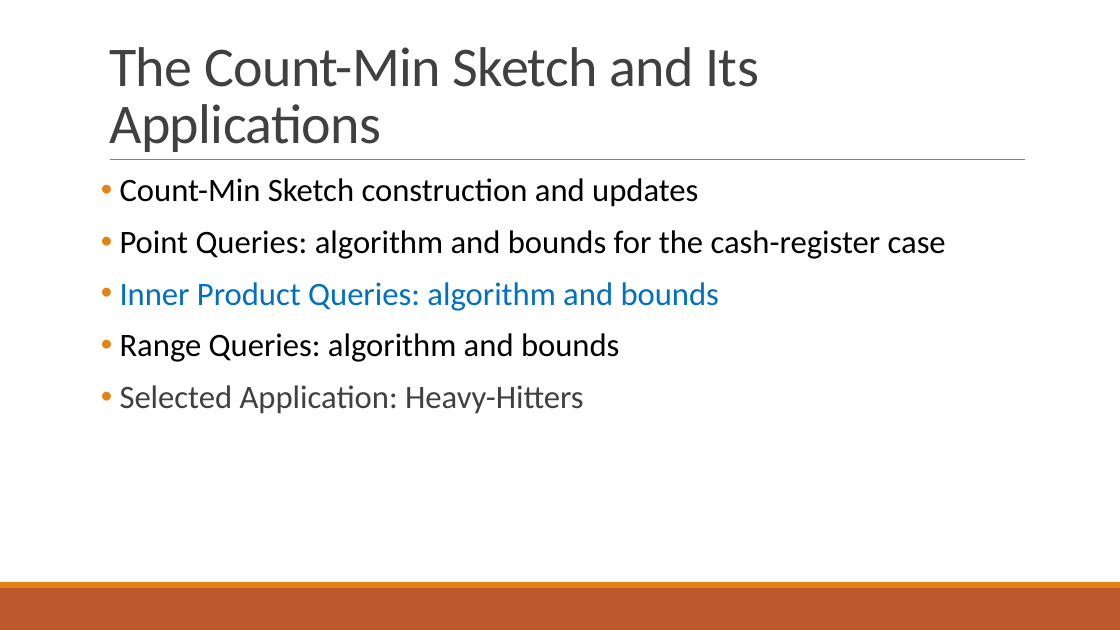
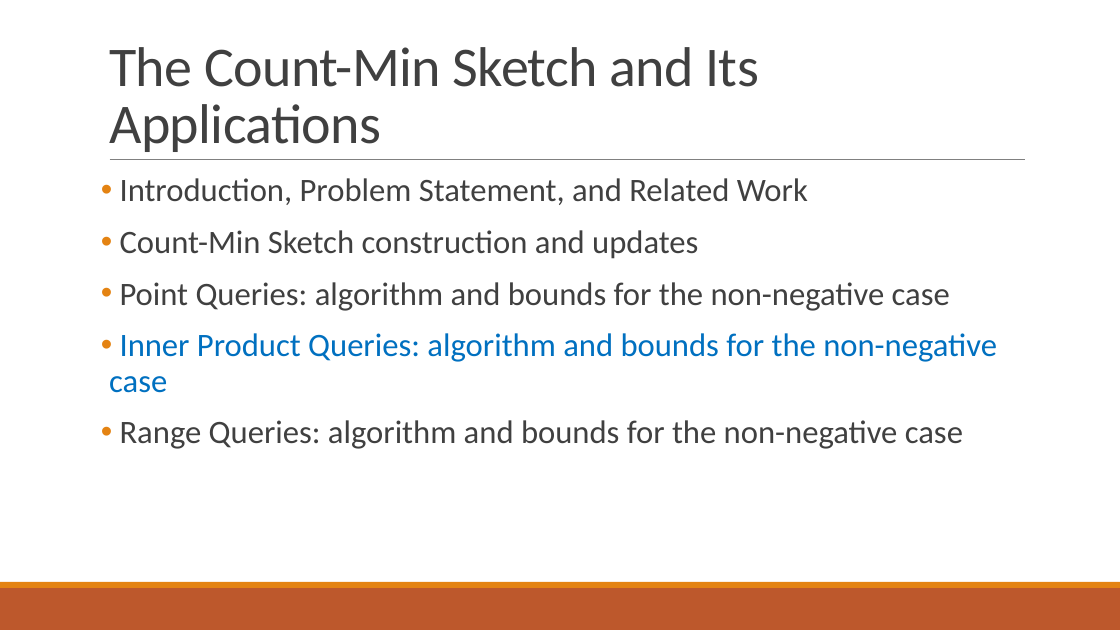
Before and after one commit to ewagner46/count_min_sketch_technical_summary, a slide deck: slide 22 of count_min_sketch_talk_EW.pptx. Drawn at 1120x630 pixels with LibreOffice and Linux fonts; fonts in the diff are those of the drawing. Boxes give left, top, right and bottom in pixels: in the first picture for what was removed or moved away, otherwise in the second. Text is boxed around its words. In the diff, an @@ line names an element or a change of style, - is before the commit and + after.

Commit message:
Fixes from our talk

```diff
--- a/count_min_sketch_talk_EW.pptx
+++ b/count_min_sketch_talk_EW.pptx
@@ text at box(120, 178, 808, 205): paragraph added @@
+• Introduction, Problem Statement, and Related Work
@@ text at box(120, 230, 698, 259): text colour #000000 to #404040 in "Count-Min Sketch construction and updates" @@
@@ text at box(109, 282, 997, 449): text changed; text colour #000000 to #404040 @@
-• Point Queries: algorithm and bounds for the cash-register case
-• Inner Product Queries: algorithm and bounds
-• Range Queries: algorithm and bounds
-• Selected Application: Heavy-Hitters
+• Point Queries: algorithm and bounds for the non-negative case
+• Inner Product Queries: algorithm and bounds for the non-negative case
+• Range Queries: algorithm and bounds for the non-negative case
```
Also in this commit, not shown: 7 other slides changed, 2 slides added, 1 slide removed, 2 other files.
